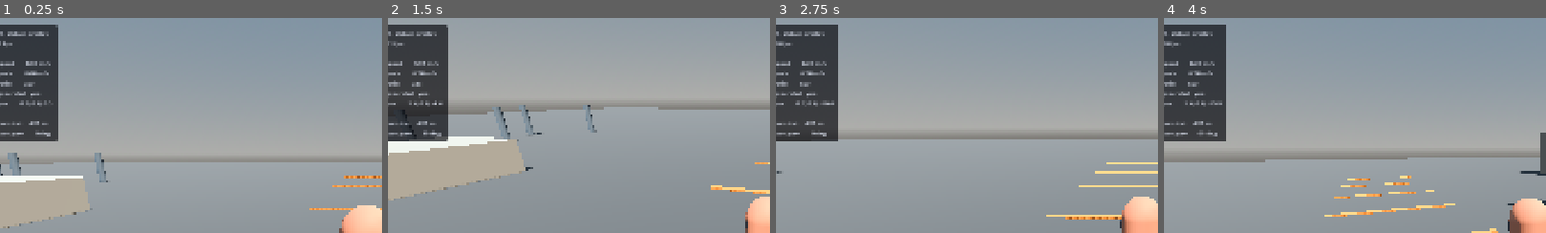
Above: before the commit, frames 1-4 (left to right).
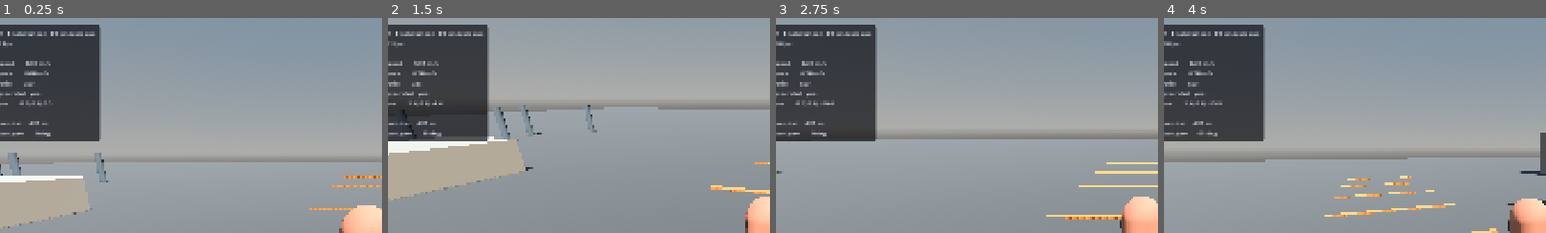
Above: after the commit, the same moments.

Repository: oliverschmied02-ai/random
Game: Godot game, scene res://scenes/test_playground.tscn
The game is run twice, just before and just after one commit, with the same random seed, the same clock (stepped at 60 frames per second) and the same inputs.
Inputs (mouse positions are % of the whole screen's width and height, from its top left):
- Up to frame 1 (0.25 s): no input
- Up to frame 2 (1.5 s): move the mouse to (55, 50) at 0.52 s; hold Shift (sprint) 0.53-1.28 s; hold W (move_forward) from 0.53 s (still down); move the mouse to (45, 50) at 1.27 s; tap Down (look_down) at 1.35 s
- Up to frame 3 (2.75 s): keep holding W (move_forward); tap Shift (sprint) at 1.55 s; move the mouse to (52, 48) at 2.02 s; hold Shift (sprint) from 2.03 s (still down); tap Left (look_left) at 2.1 s
- Up to frame 4 (4 s): keep holding W (move_forward); move the mouse to (49, 52) at 2.77 s; release Shift (sprint) at 2.78 s; tap Right (look_right) at 2.85 s; tap Shift (sprint) at 3.05 s; move the mouse to (57, 51) at 3.52 s; hold Shift (sprint) from 3.53 s (still down); tap Up (look_up) at 3.6 s
The pictures show only the part of the screen within x 2-52%, y 0-50%; the shares and areas given below are measured in that part.

The runs differ from the first frame. In frame 1, 6.2% of the frame differs, in the area x 2-27%, y 3-58%; in frame 2, 6.0%; in frame 3, 5.7%; in frame 4, 5.7%.

Commit message:
Add in-game tuning panel and macOS export preset
The movement can only be judged by playing it, and the person playing
should not have to open the Godot editor to adjust it.

- ui/tuning_panel: F1 opens sliders for walk and sprint speed,
  acceleration, braking, turning, step height and the camera values.
  Changes apply live; "Werte kopieren" puts the current settings on the
  clipboard, "Zurücksetzen" restores the defaults. Rows are declared in
  a single list, so adding a slider is a one-line change.
- new tuning_panel input action on F1; debug overlay names both keys
- export_presets.cfg with a signed universal macOS build and a Linux
  preset used to verify the export pipeline actually boots
- enable ETC2 ASTC import, required for Apple Silicon exports

Verified by rendering the scene under a virtual display: the world, the
overlay and the panel all draw correctly, and the exported Linux build
starts and runs without errors.

Co-Authored-By: Claude Opus 5 <noreply@anthropic.com>
Claude-Session: https://claude.ai/code/session_01EWJp9CAKrTxjgZZDZyHhik

Diff:
--- a/project.godot
+++ b/project.godot
@@ -94,6 +94,11 @@
 "events": [Object(InputEventKey,"resource_local_to_scene":false,"resource_name":"","device":-1,"window_id":0,"alt_press …(195 unchanged characters)…
 ]
 }
+tuning_panel={
+"deadzone": 0.5,
+"events": [Object(InputEventKey,"resource_local_to_scene":false,"resource_name":"","device":-1,"window_id":0,"alt_pressed":false,"shift_pressed":false,"ctrl_pressed":false,"meta_pressed":false,"pressed":false,"keycode":0,"physical_keycode":4194332,"key_label":0,"unicode":0,"location":0,"echo":false,"script":null)
+]
+}
 
 [layer_names]
 
@@ -110,6 +115,7 @@
 [rendering]
 
 renderer/rendering_method="forward_plus"
+textures/vram_compression/import_etc2_astc=true
 anti_aliasing/quality/msaa_3d=2
 anti_aliasing/quality/screen_space_aa=1
 lights_and_shadows/directional_shadow/soft_shadow_filter_quality=3
--- a/scenes/test_playground.tscn
+++ b/scenes/test_playground.tscn
@@ -1,8 +1,9 @@
-[gd_scene load_steps=12 format=3]
+[gd_scene load_steps=13 format=3]
 
 [ext_resource type="PackedScene" path="res://actors/player/player.tscn" id="1_player"]
 [ext_resource type="PackedScene" path="res://camera/third_person_camera.tscn" id="2_camera"]
 [ext_resource type="PackedScene" path="res://ui/debug_overlay.tscn" id="3_overlay"]
+[ext_resource type="PackedScene" path="res://ui/tuning_panel.tscn" id="4_tuning"]
 
 [sub_resource type="ProceduralSkyMaterial" id="ProceduralSkyMaterial_sky"]
 sky_top_color = Color(0.435294, 0.560784, 0.694118, 1)
@@ -259,3 +260,5 @@
 [node name="ThirdPersonCamera" parent="." instance=ExtResource("2_camera")]
 
 [node name="DebugOverlay" parent="." instance=ExtResource("3_overlay")]
+
+[node name="TuningPanel" parent="." instance=ExtResource("4_tuning")]
--- a/ui/debug_overlay.gd
+++ b/ui/debug_overlay.gd
@@ -40,7 +40,7 @@
 
 func _build_text() -> String:
 	var lines: PackedStringArray = []
-	lines.append("F3  debug overlay")
+	lines.append("F1  Einstellungen   F3  Anzeige aus")
 	lines.append("%d fps" % Engine.get_frames_per_second())
 
 	if _player != null:
--- /dev/null
+++ b/ui/tuning_panel.gd
@@ -0,0 +1,221 @@
+extends CanvasLayer
+
+## In-game tuning panel, toggled with F1.
+##
+## Stage 1 is about how the movement *feels*, and that can only be judged by
+## playing. This panel exposes the values that matter so they can be adjusted
+## while running around, without opening the Godot editor. "Werte kopieren"
+## puts the current settings on the clipboard so they can be pasted straight
+## back into a message.
+##
+## Adding a slider means adding one line to ROWS — no other changes.
+
+## Each entry is either a section heading (`{"section": "..."}`) or a slider.
+## `target` is resolved by `_resolve_target()`.
+const ROWS: Array[Dictionary] = [
+	{"section": "Bewegung"},
+	{"target": "player", "property": "walk_speed",
+		"label": "Gehtempo", "min": 1.0, "max": 8.0, "step": 0.1, "unit": " m/s"},
+	{"target": "player", "property": "sprint_speed",
+		"label": "Sprinttempo", "min": 2.0, "max": 12.0, "step": 0.1, "unit": " m/s"},
+	{"target": "player", "property": "acceleration",
+		"label": "Beschleunigung", "min": 2.0, "max": 60.0, "step": 0.5, "unit": ""},
+	{"target": "player", "property": "braking",
+		"label": "Bremskraft", "min": 2.0, "max": 60.0, "step": 0.5, "unit": ""},
+	{"target": "player", "property": "speed_change_rate",
+		"label": "Tempowechsel", "min": 0.5, "max": 20.0, "step": 0.5, "unit": ""},
+	{"target": "player", "property": "turn_responsiveness",
+		"label": "Drehfreude", "min": 2.0, "max": 40.0, "step": 0.5, "unit": ""},
+	{"target": "player", "property": "max_step_height",
+		"label": "Stufenhöhe", "min": 0.0, "max": 0.8, "step": 0.01, "unit": " m"},
+
+	{"section": "Kamera"},
+	{"target": "spring_arm", "property": "spring_length",
+		"label": "Abstand", "min": 1.5, "max": 10.0, "step": 0.1, "unit": " m"},
+	{"target": "camera", "property": "height_offset",
+		"label": "Zielhöhe", "min": 0.5, "max": 3.0, "step": 0.05, "unit": " m"},
+	{"target": "camera", "property": "follow_damping",
+		"label": "Folgen waagerecht", "min": 1.0, "max": 30.0, "step": 0.5, "unit": ""},
+	{"target": "camera", "property": "vertical_follow_damping",
+		"label": "Folgen senkrecht", "min": 0.5, "max": 30.0, "step": 0.5, "unit": ""},
+	{"target": "camera", "property": "mouse_sensitivity",
+		"label": "Mausempfindlichkeit", "min": 0.0005, "max": 0.02, "step": 0.0005, "unit": ""},
+	{"target": "camera", "property": "base_fov",
+		"label": "Blickwinkel", "min": 45.0, "max": 100.0, "step": 1.0, "unit": " Grad"},
+	{"target": "camera", "property": "auto_align_rate",
+		"label": "Selbstausrichtung", "min": 0.1, "max": 6.0, "step": 0.1, "unit": ""},
+
+	{"section": "Schalter"},
+	{"target": "camera", "property": "auto_align_enabled",
+		"label": "Kamera richtet sich selbst aus", "toggle": true},
+	{"target": "camera", "property": "invert_y",
+		"label": "Maus senkrecht umkehren", "toggle": true},
+]
+
+@onready var _panel: PanelContainer = $Panel
+@onready var _rows: VBoxContainer = $Panel/Margin/VBox/Scroll/RowMargin/Rows
+@onready var _status: Label = $Panel/Margin/VBox/Status
+@onready var _copy_button: Button = $Panel/Margin/VBox/Buttons/Copy
+@onready var _reset_button: Button = $Panel/Margin/VBox/Buttons/Reset
+
+var _player: Player
+var _camera: ThirdPersonCamera
+var _defaults: Array = []
+var _controls: Array[Control] = []
+
+
+func _ready() -> void:
+	_panel.visible = false
+	_copy_button.pressed.connect(_on_copy_pressed)
+	_reset_button.pressed.connect(_on_reset_pressed)
+	# The actors register themselves in their groups during _ready, which may
+	# run after this node's, so build the rows one frame later.
+	await get_tree().process_frame
+	_player = get_tree().get_first_node_in_group(&"player") as Player
+	_camera = get_tree().get_first_node_in_group(&"camera_rig") as ThirdPersonCamera
+	_build_rows()
+
+
+func _unhandled_input(event: InputEvent) -> void:
+	if event.is_action_pressed(&"tuning_panel"):
+		_set_open(not _panel.visible)
+		get_viewport().set_input_as_handled()
+
+
+func _set_open(open: bool) -> void:
+	_panel.visible = open
+	_status.text = ""
+	if _camera == null:
+		return
+	# Hand the mouse over to the panel while it is open, and make sure the
+	# camera does not grab it back on the next click.
+	_camera.capture_mouse = not open
+	Input.mouse_mode = Input.MOUSE_MODE_VISIBLE if open else Input.MOUSE_MODE_CAPTURED
+
+
+func _build_rows() -> void:
+	for entry in ROWS:
+		if entry.has("section"):
+			_rows.add_child(_make_section_label(entry["section"]))
+			continue
+
+		var target := _resolve_target(entry["target"])
+		if target == null:
+			continue
+		_defaults.append(target.get(entry["property"]))
+
+		if entry.get("toggle", false):
+			_rows.add_child(_make_toggle(entry, target))
+		else:
+			_rows.add_child(_make_slider(entry, target))
+
+
+func _make_section_label(text: String) -> Label:
+	var label := Label.new()
+	label.text = text
+	label.add_theme_font_size_override(&"font_size", 17)
+	label.add_theme_color_override(&"font_color", Color(0.99, 0.78, 0.5))
+	return label
+
+
+func _make_toggle(entry: Dictionary, target: Object) -> Control:
+	var button := CheckButton.new()
+	button.text = entry["label"]
+	button.button_pressed = target.get(entry["property"])
+	var property: StringName = entry["property"]
+	button.toggled.connect(func(pressed: bool) -> void: target.set(property, pressed))
+	_controls.append(button)
+	return button
+
+
+func _make_slider(entry: Dictionary, target: Object) -> Control:
+	var box := VBoxContainer.new()
+	box.add_theme_constant_override(&"separation", 2)
+
+	var header := HBoxContainer.new()
+	var name_label := Label.new()
+	name_label.text = entry["label"]
+	name_label.size_flags_horizontal = Control.SIZE_EXPAND_FILL
+	var value_label := Label.new()
+	value_label.add_theme_color_override(&"font_color", Color(0.72, 0.84, 1.0))
+	header.add_child(name_label)
+	header.add_child(value_label)
+
+	var slider := HSlider.new()
+	slider.min_value = entry["min"]
+	slider.max_value = entry["max"]
+	slider.step = entry["step"]
+	slider.value = target.get(entry["property"])
+
+	var property: StringName = entry["property"]
+	var unit: String = entry["unit"]
+	var update := func(value: float) -> void:
+		target.set(property, value)
+		value_label.text = _format_value(value) + unit
+	update.call(slider.value)
+	slider.value_changed.connect(update)
+
+	box.add_child(header)
+	box.add_child(slider)
+	_controls.append(slider)
+	return box
+
+
+func _resolve_target(key: String) -> Object:
+	match key:
+		"player": return _player
+		"camera": return _camera
+		"spring_arm": return _camera.spring_arm if _camera != null else null
+	return null
+
+
+func _format_value(value: float) -> String:
+	if value < 0.1:
+		return "%.4f" % value
+	if value < 10.0:
+		return "%.2f" % value
+	return "%.1f" % value
+
+
+## Collects the current settings as plain text, ready to paste into a message.
+func _current_values_as_text() -> String:
+	var lines: PackedStringArray = ["Our Story — Einstellungen"]
+	for entry in ROWS:
+		if entry.has("section"):
+			lines.append("")
+			lines.append("[%s]" % entry["section"])
+			continue
+		var target := _resolve_target(entry["target"])
+		if target == null:
+			continue
+		var value: Variant = target.get(entry["property"])
+		if value is bool:
+			lines.append("%s = %s" % [entry["property"], "true" if value else "false"])
+		else:
+			lines.append("%s = %s" % [entry["property"], _format_value(value)])
+	return "\n".join(lines)
+
+
+func _on_copy_pressed() -> void:
+	DisplayServer.clipboard_set(_current_values_as_text())
+	_status.text = "In die Zwischenablage kopiert — einfach einfügen."
+
+
+func _on_reset_pressed() -> void:
+	var index := 0
+	for entry in ROWS:
+		if entry.has("section"):
+			continue
+		var target := _resolve_target(entry["target"])
+		if target == null:
+			continue
+		var value: Variant = _defaults[index]
+		target.set(entry["property"], value)
+
+		var control := _controls[index]
+		if control is HSlider:
+			(control as HSlider).value = value
+		elif control is CheckButton:
+			(control as CheckButton).button_pressed = value
+		index += 1
+	_status.text = "Auf die Startwerte zurückgesetzt."
--- /dev/null
+++ b/ui/tuning_panel.tscn
@@ -0,0 +1,82 @@
+[gd_scene load_steps=3 format=3]
+
+[ext_resource type="Script" path="res://ui/tuning_panel.gd" id="1_tuning"]
+
+[sub_resource type="StyleBoxFlat" id="StyleBoxFlat_panel"]
+bg_color = Color(0.0705882, 0.0784314, 0.101961, 0.921569)
+corner_radius_top_left = 10
+corner_radius_top_right = 10
+corner_radius_bottom_right = 10
+corner_radius_bottom_left = 10
+
+[node name="TuningPanel" type="CanvasLayer"]
+layer = 20
+script = ExtResource("1_tuning")
+
+[node name="Panel" type="PanelContainer" parent="."]
+anchor_left = 1.0
+anchor_right = 1.0
+offset_left = -440.0
+offset_top = 24.0
+offset_right = -24.0
+offset_bottom = 760.0
+grow_horizontal = 0
+theme_override_styles/panel = SubResource("StyleBoxFlat_panel")
+
+[node name="Margin" type="MarginContainer" parent="Panel"]
+layout_mode = 2
+theme_override_constants/margin_left = 20
+theme_override_constants/margin_top = 18
+theme_override_constants/margin_right = 20
+theme_override_constants/margin_bottom = 18
+
+[node name="VBox" type="VBoxContainer" parent="Panel/Margin"]
+layout_mode = 2
+theme_override_constants/separation = 12
+
+[node name="Title" type="Label" parent="Panel/Margin/VBox"]
+layout_mode = 2
+theme_override_colors/font_color = Color(1, 1, 1, 1)
+theme_override_font_sizes/font_size = 22
+text = "Einstellungen"
+
+[node name="Hint" type="Label" parent="Panel/Margin/VBox"]
+layout_mode = 2
+theme_override_colors/font_color = Color(0.658824, 0.686275, 0.741176, 1)
+theme_override_font_sizes/font_size = 13
+text = "Regler verschieben und sofort weiterspielen.
+F1 schließt dieses Fenster wieder."
+
+[node name="Scroll" type="ScrollContainer" parent="Panel/Margin/VBox"]
+layout_mode = 2
+size_flags_vertical = 3
+
+[node name="RowMargin" type="MarginContainer" parent="Panel/Margin/VBox/Scroll"]
+layout_mode = 2
+size_flags_horizontal = 3
+theme_override_constants/margin_right = 14
+
+[node name="Rows" type="VBoxContainer" parent="Panel/Margin/VBox/Scroll/RowMargin"]
+layout_mode = 2
+size_flags_horizontal = 3
+theme_override_constants/separation = 10
+
+[node name="Buttons" type="HBoxContainer" parent="Panel/Margin/VBox"]
+layout_mode = 2
+theme_override_constants/separation = 10
+
+[node name="Copy" type="Button" parent="Panel/Margin/VBox/Buttons"]
+layout_mode = 2
+size_flags_horizontal = 3
+text = "Werte kopieren"
+
+[node name="Reset" type="Button" parent="Panel/Margin/VBox/Buttons"]
+layout_mode = 2
+size_flags_horizontal = 3
+text = "Zurücksetzen"
+
+[node name="Status" type="Label" parent="Panel/Margin/VBox"]
+layout_mode = 2
+theme_override_colors/font_color = Color(0.678431, 0.858824, 0.694118, 1)
+theme_override_font_sizes/font_size = 13
+autowrap_mode = 2
Not shown, added: export_presets.cfg
Not shown, added: ui/tuning_panel.gd.uid
Not shown, changed: .gitignore
Not shown, changed: PROJECT_STATUS.md
Not shown, changed: README.md
